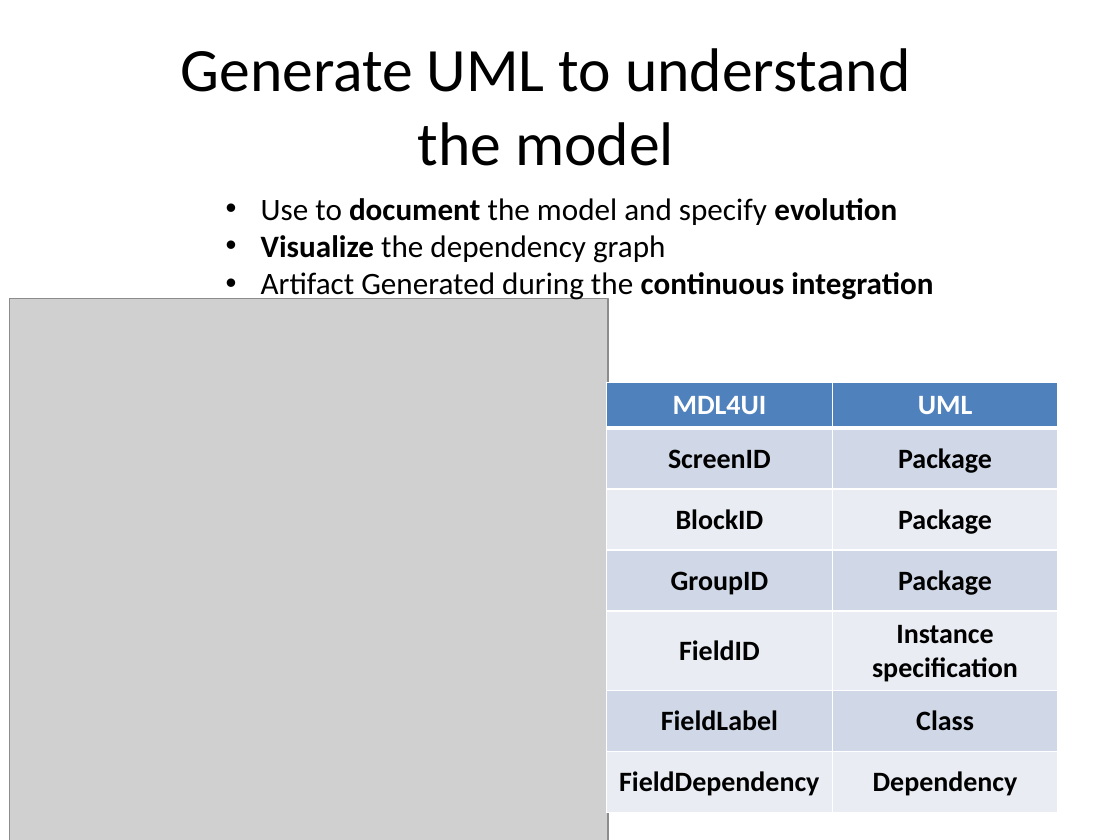
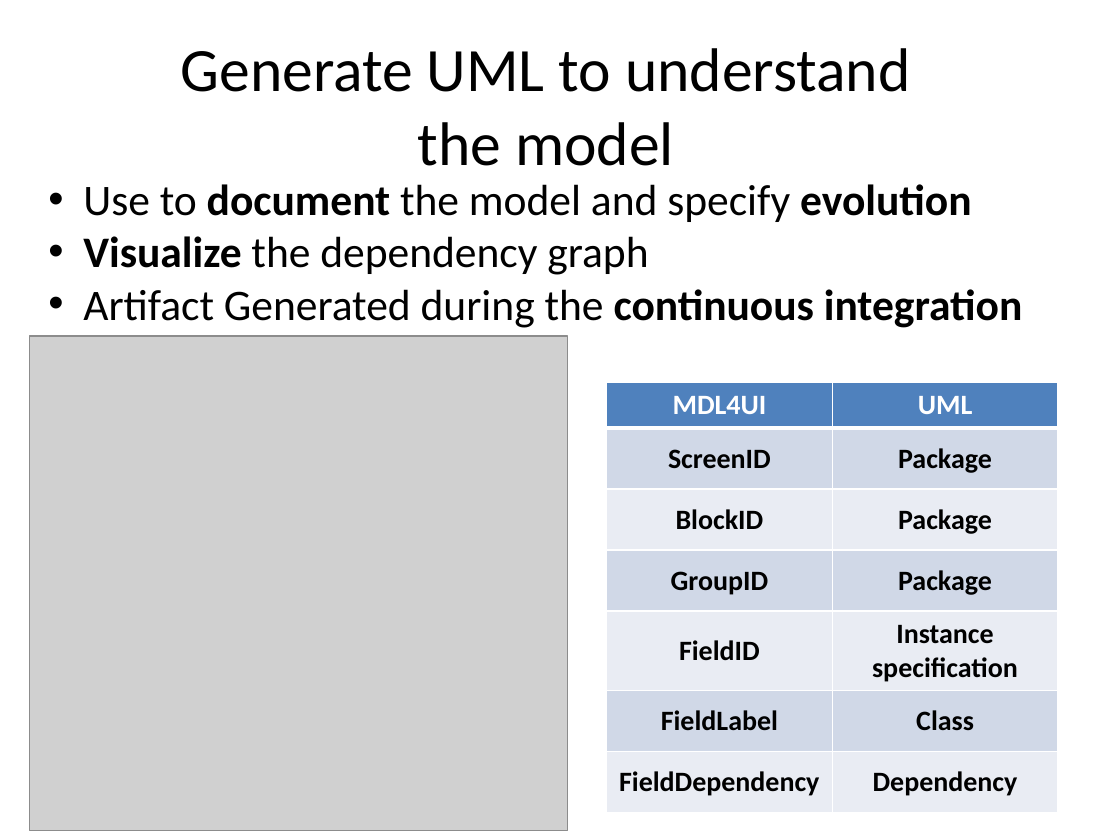
Before and after one commit to lesfurets/mdl4ui, a slide deck: slide 50 of mdl4ui-docs/mdl4ui_cg2013.pptx. Drawn at 1120x840 pixels with LibreOffice and Linux fonts; fonts in the diff are those of the drawing; grey boxes stand for pictures; background and template pictures are left out. Boxes give left, top, right and bottom in pixels: in the first picture for what was removed or moved away, otherwise in the second. Text is boxed around its words. In the diff, an @@ line names an element or a change of style, - is before the commit and + after.

```diff
--- a/mdl4ui-docs/mdl4ui_cg2013.pptx
+++ b/mdl4ui-docs/mdl4ui_cg2013.pptx
@@ text "Use to document the model ...": place and size @@
-text "Use to document the model ..." at <box>261,198,933,302</box>
+text "Use to document the model ..." at <box>83,184,1022,328</box>
@@ text "Use to document the model ..." at <box>83,184,1022,328</box>: size 20 to 28 pt @@
@@ picture: place and size @@
-picture at <box>9,299,608,840</box>
+picture at <box>30,336,568,831</box>
```
Also in this commit, not shown: 1 other slide changed, 1 other file.
